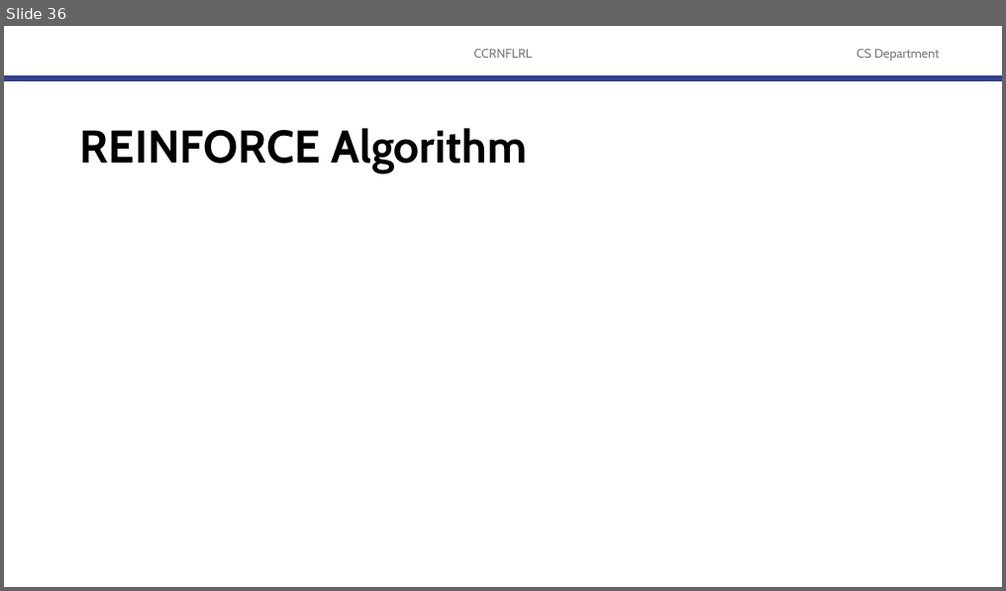
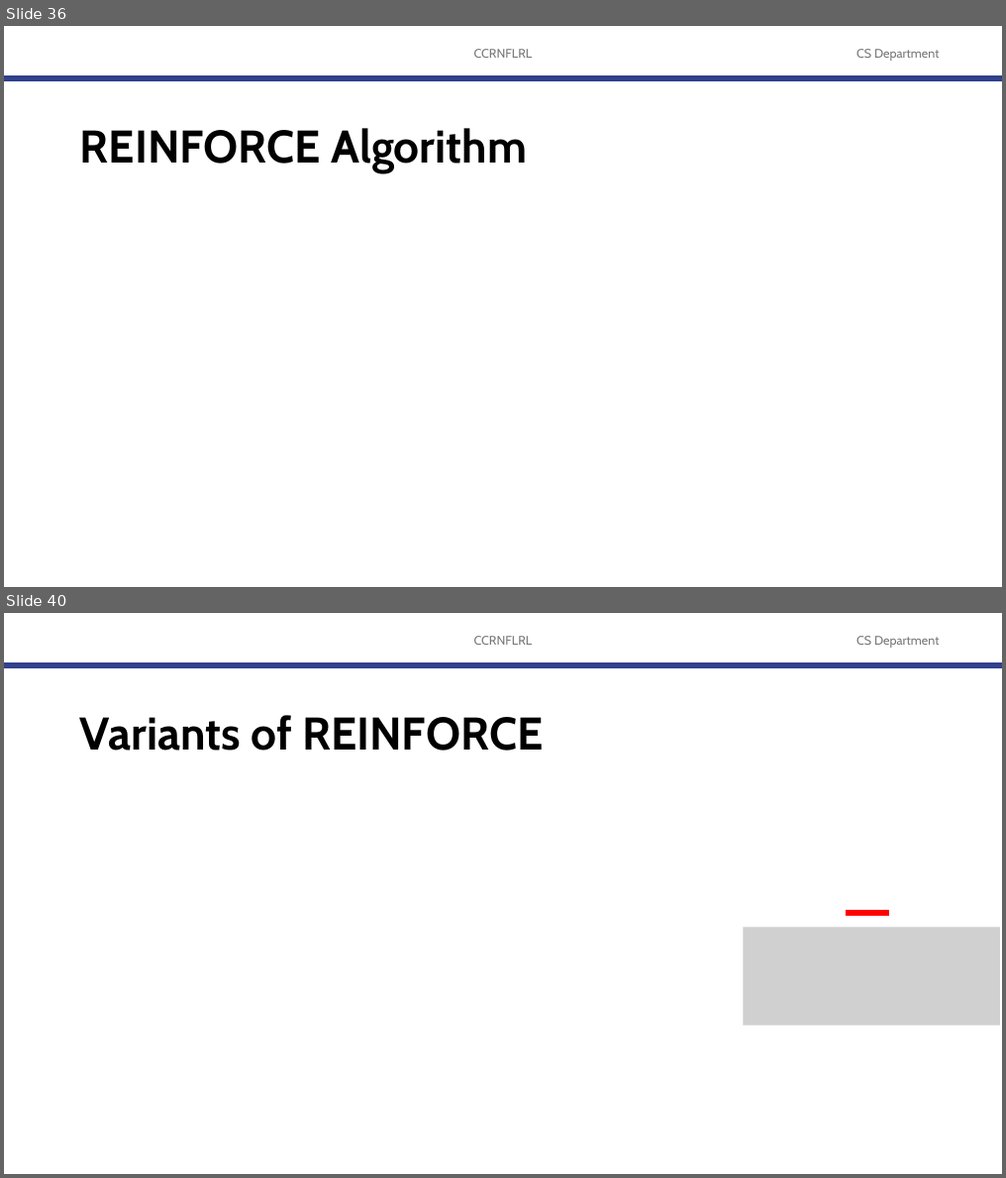
Before and after one commit to robitussin/CCRNFLRL, a slide deck: 7 - Policy Gradient Methods/Policy Gradient Methods.pptx. Shown one above the other, each under a label of ours: slide 36 before the commit, slides 36 and 40 after it; the slides between them are not shown. The pictures are 1006x591 and 1006x1178 pixels, drawn with LibreOffice and Linux fonts; fonts in the diff are those of the drawing; grey boxes stand for pictures; background and template pictures are left out. Boxes give left, top, right and bottom in pixels: in the first picture for what was removed or moved away, otherwise in the second. Text is boxed around its words. In the diff, an @@ line names an element or a change of style, - is before the commit and + after.

```diff
--- a/7 - Policy Gradient Methods/Policy Gradient Methods.pptx
+++ b/7 - Policy Gradient Methods/Policy Gradient Methods.pptx
@@ slide 40 added at box(4, 613, 1002, 1174), background #FFFFFF; not listed: 3 template elements that a slide beside it also shows @@
@@ title added at box(80, 715, 543, 751), 44 pt, text #000000, bold @@
+Variants of REINFORCE
@@ picture added at box(743, 928, 1000, 1026) @@
@@ line added from (846, 913) to (889, 913), #FF0000 6 pt @@
```
Also in this commit, not shown: 4 other slides added, 2 other files.
